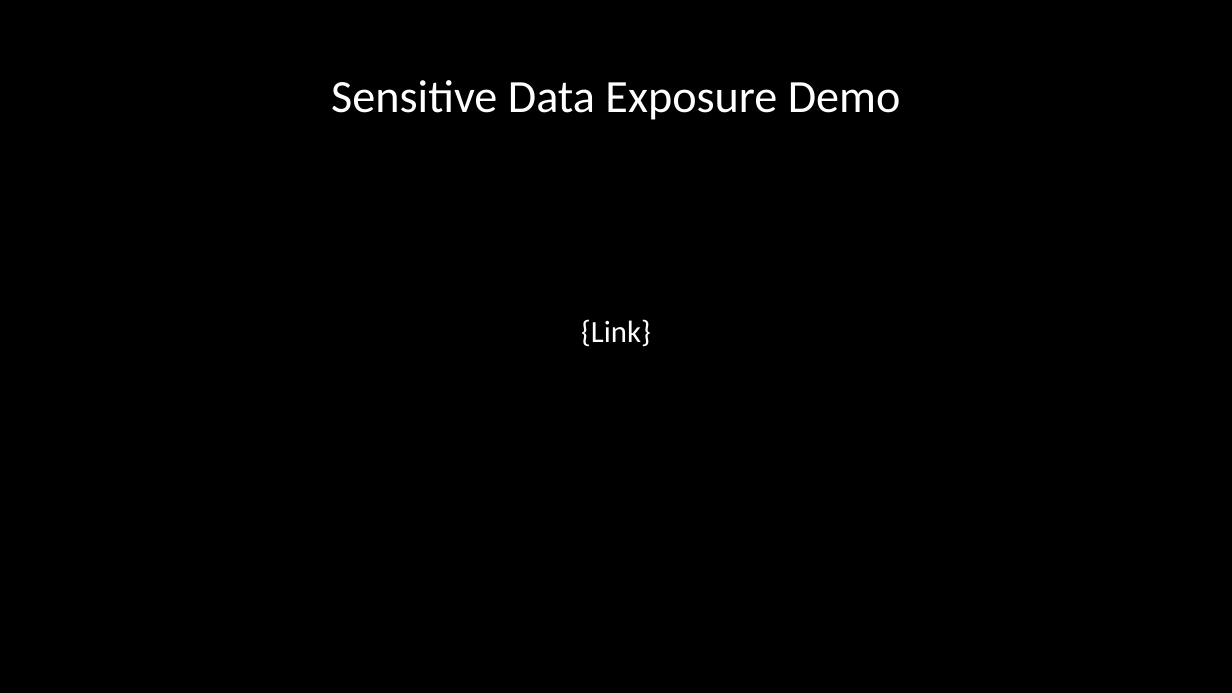
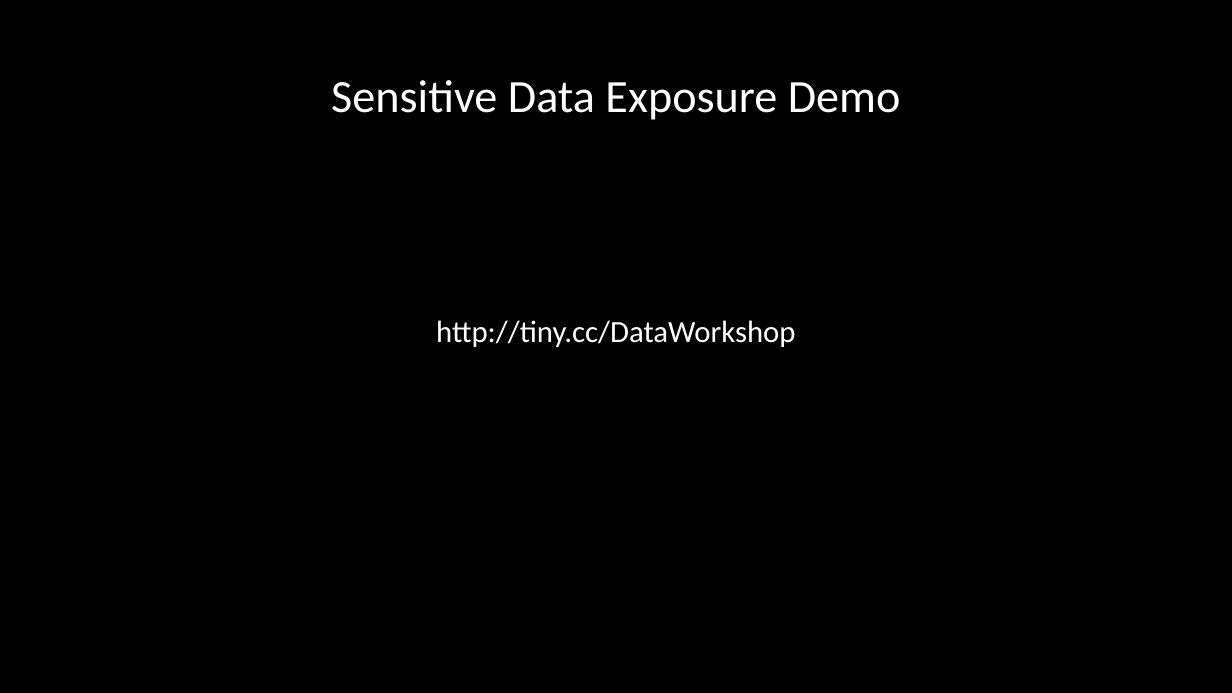
Before and after one commit to RandyGrouls/nots-wapp-workshop, a slide deck: slide 14 of slides/Framework_presentatie.pptx. Drawn at 1232x693 pixels with LibreOffice and Linux fonts; fonts in the diff are those of the drawing; background and template pictures are left out. Boxes give left, top, right and bottom in pixels: in the first picture for what was removed or moved away, otherwise in the second. Text is boxed around its words. In the diff, an @@ line names an element or a change of style, - is before the commit and + after.

```diff
--- a/slides/Framework_presentatie.pptx
+++ b/slides/Framework_presentatie.pptx
@@ text at box(436, 320, 795, 347): text changed @@
-{Link}
+http://tiny.cc/DataWorkshop
```
Also in this commit, not shown: 3 other slides changed.
